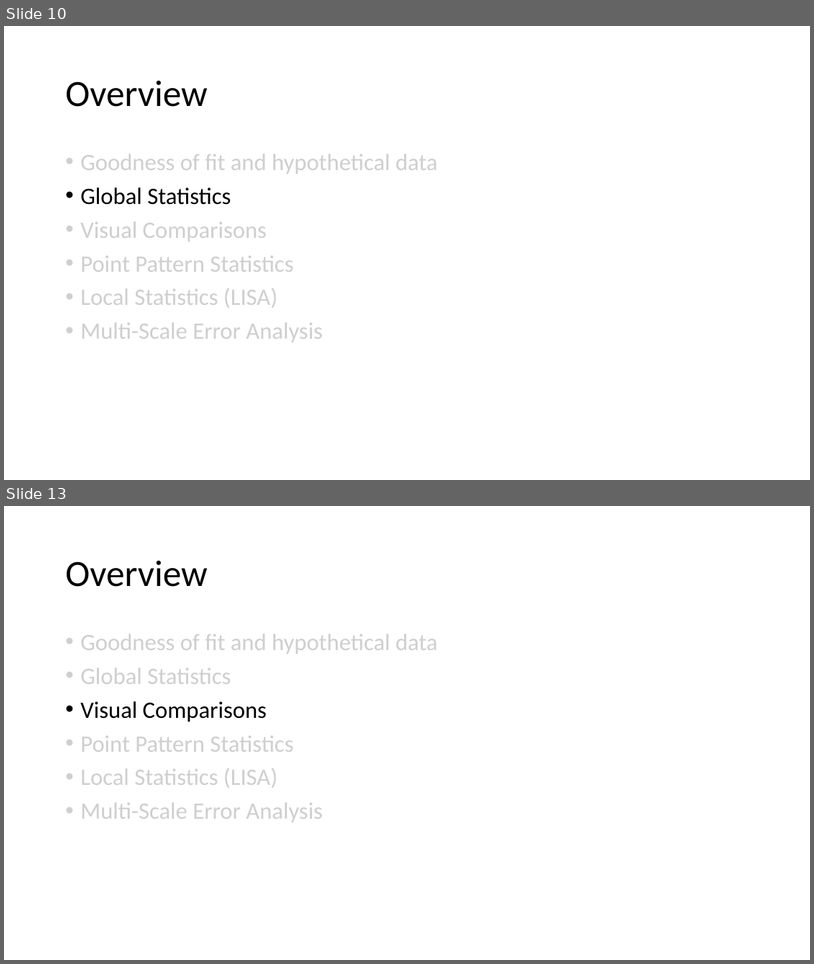
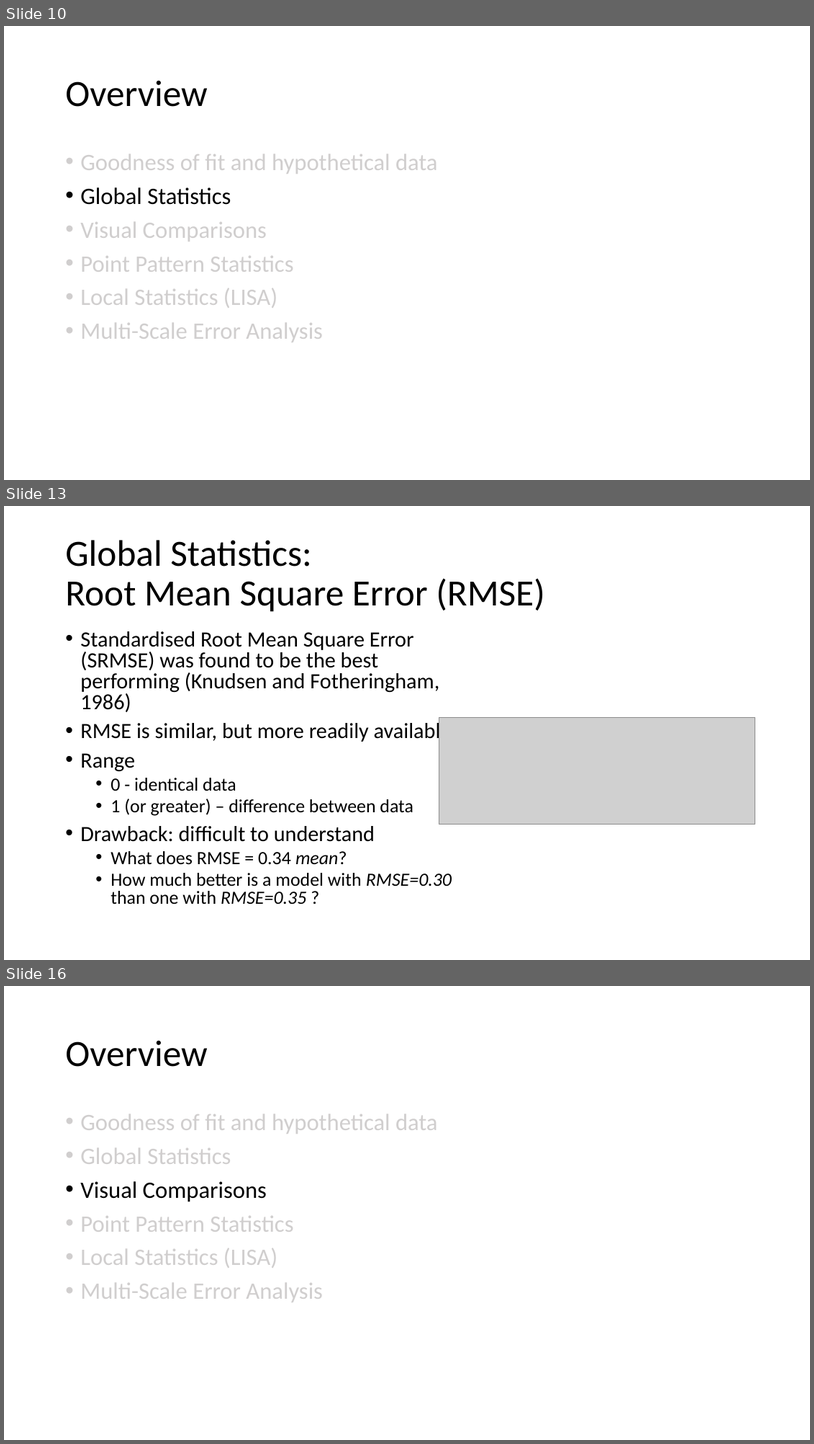
Before and after one commit to abmgis/abmgis, a slide deck: Chapter09-SpatialStatistics/Chapter9.pptx. Shown one above the other, each under a label of ours: slides 10 and 13 before the commit, slides 10, 13 and 16 after it; the slides between them are not shown. The pictures are 814x964 and 814x1444 pixels, drawn with LibreOffice and Linux fonts; fonts in the diff are those of the drawing; grey boxes stand for pictures. Boxes give left, top, right and bottom in pixels: in the first picture for what was removed or moved away, otherwise in the second. Text is boxed around its words. In the diff, an @@ line names an element or a change of style, - is before the commit and + after.

```diff
--- a/Chapter09-SpatialStatistics/Chapter9.pptx
+++ b/Chapter09-SpatialStatistics/Chapter9.pptx
@@ slide 13 added at box(4, 506, 810, 960), background #FFFFFF @@
@@ title added at box(65, 540, 545, 612), 44 pt, text #000000 @@
+Global Statistics:
+Root Mean Square Error (RMSE)
@@ text added at box(80, 631, 452, 903), 25.9 pt, text #000000 @@
+• Standardised Root Mean Square Error (SRMSE) was found to be the best performing (Knudsen and Fotheringham, 1986)
+• RMSE is similar, but more readily available
+• Range
+  • 0 - identical data
+  • 1 (or greater) – difference between data
+• Drawback: difficult to understand
+  • What does RMSE = 0.34 mean?
+  • How much better is a model with RMSE=0.30 than one with RMSE=0.35 ?
@@ picture added at box(440, 717, 756, 824) @@
@@ what was slide 13 is now slide 16 @@
```
Also in this commit, not shown: 6 other slides added, 4 slides removed, 6 other files.
